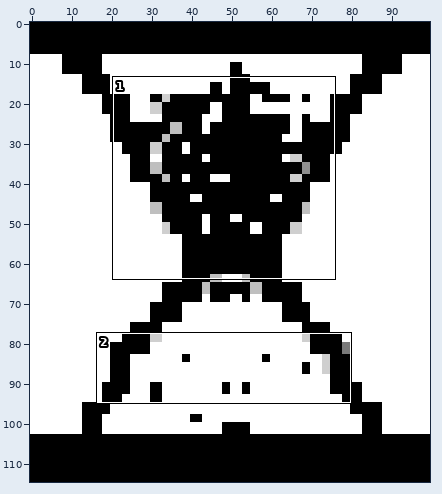
File history of a sprite sheet, resources/src/images/Tempus Fugit Logo - LARGE - 0.png. Above: a wide view before the commit, with the close-up outlined.
Close-up. Earlier state:
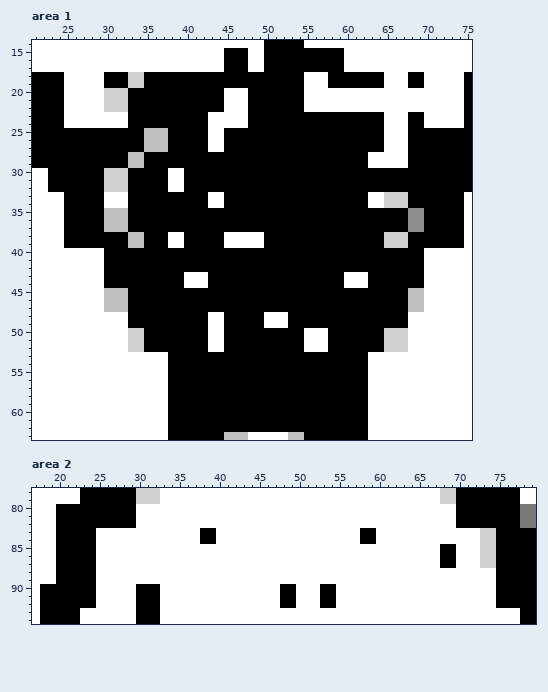
The file is 100x115 pixels. Shown: area 1: x 21..75, y 14..63; area 2: x 17..79, y 78..94.
Now the later version:
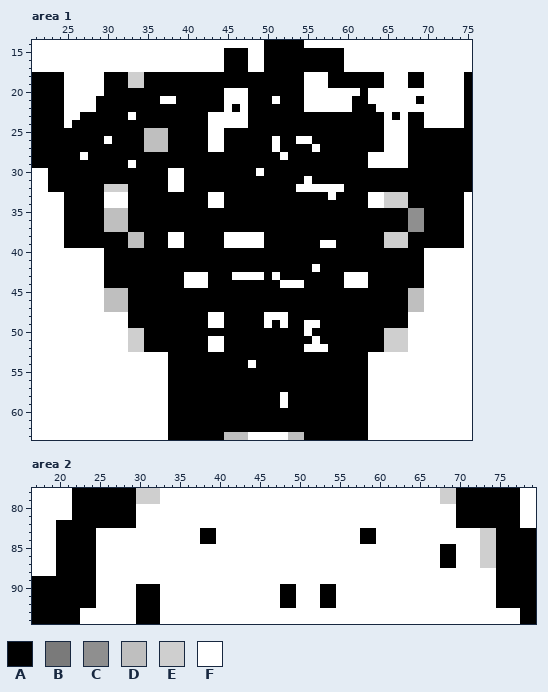
Palette (. is transparent): A #000000  B #7a7a7a  C #8f8f8f  D #bfbfbf  E #cfcfcf  F #ffffff
What changed:
Changed rows in their new state; - is an unchanged pixel.
Area 1:
first column x 26:
20 ----AAA-----------------------------A-------
21 ---AAAA----FF------------F---------AA------A
22 ---AAAA-------------A--------------AAA------
23 -AAAAAAF--------------------------------A---
24 AAAAAAA-------------------------------------
26 ----F--------------------F--FF--------------
27 -------------------------F----F-------------
28 -F-----AA-----------------F-----------------
29 -------FA-----------------------------------
30 ----AAA----------------F--------------------
31 ----AAA----------------------F--------------
32 ----------------------------FFFFFF----------
33 --------------------------------F-----------
first column x 46:
39 -----------FF
42 ----------F--
43 FFFF-F-------
44 ------FFF----
first column x 43:
49 --------A---FF-
50 AA-----------AA
51 ------------A-A
54 -----F---------
first column x 52:
58 F
59 F
Area 2:
first column x 20:
78 --A---------------------------------------------------------
79 --A---------------------------------------------------------
80 FF--------------------------------------------------------FF
81 FF--------------------------------------------------------FF
82 ----------------------------------------------------------FF
first column x 17:
89 AAA
90 A--
91 A--
92 A--
93 A--
94 A--
